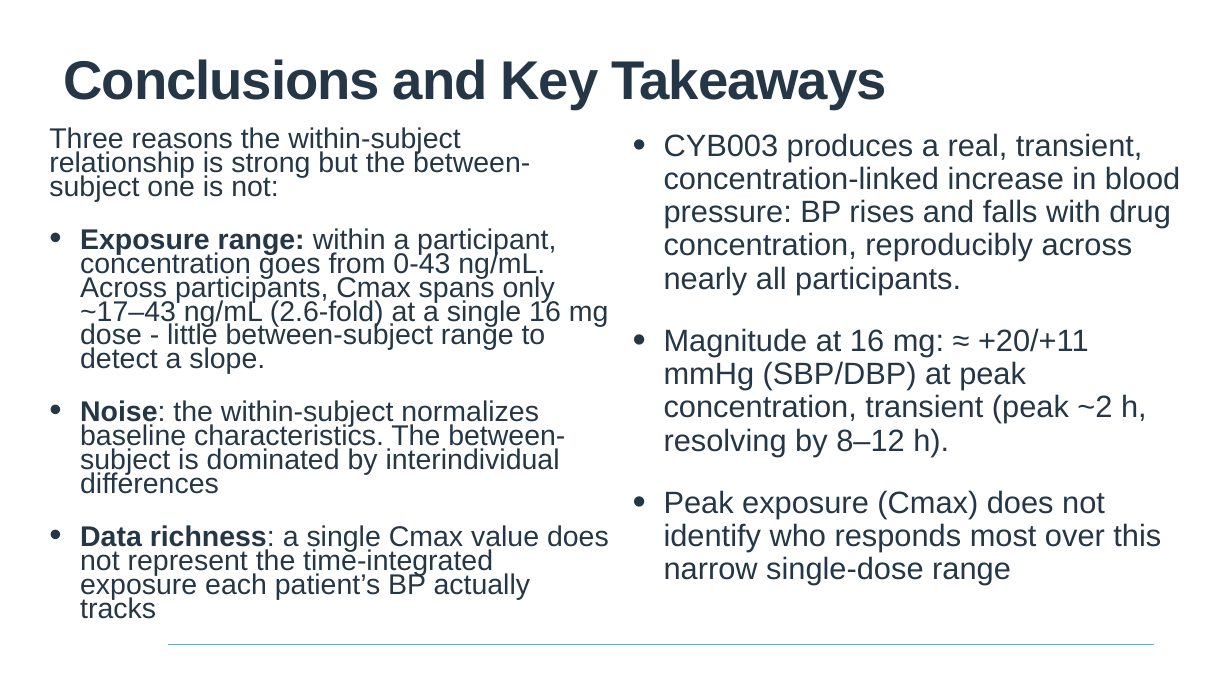
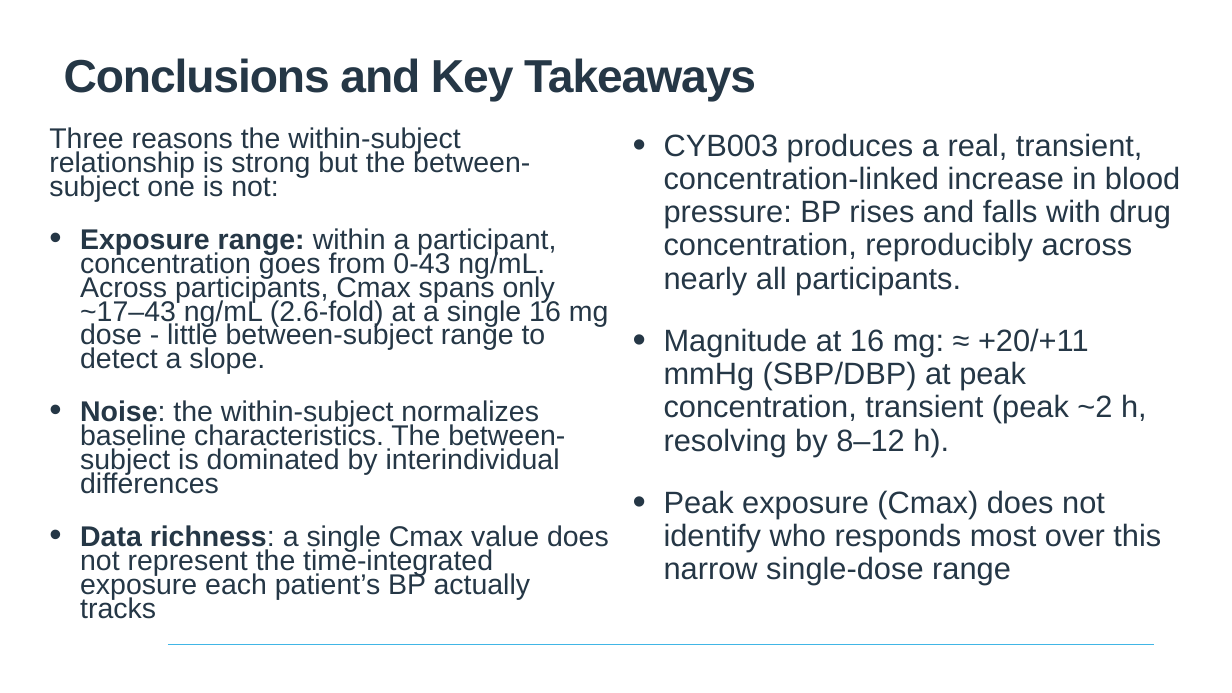
Before and after one commit to yangtairan/job, a slide deck: slide 5 of ClinPharmForum_081826.pptx. Drawn at 1232x693 pixels with LibreOffice and Linux fonts; fonts in the diff are those of the drawing; background and template pictures are left out. Boxes give left, top, right and bottom in pixels: in the first picture for what was removed or moved away, otherwise in the second. Text is boxed around its words. In the diff, an @@ line names an element or a change of style, - is before the commit and + after.

```diff
--- a/ClinPharmForum_081826.pptx
+++ b/ClinPharmForum_081826.pptx
@@ title "Conclusions and Key Takeaways" at <box>64,58,756,102</box>: size 85 to 72 pt @@
```
Also in this commit, not shown: 2 other slides changed, 1 slide added, 1 slide removed.
